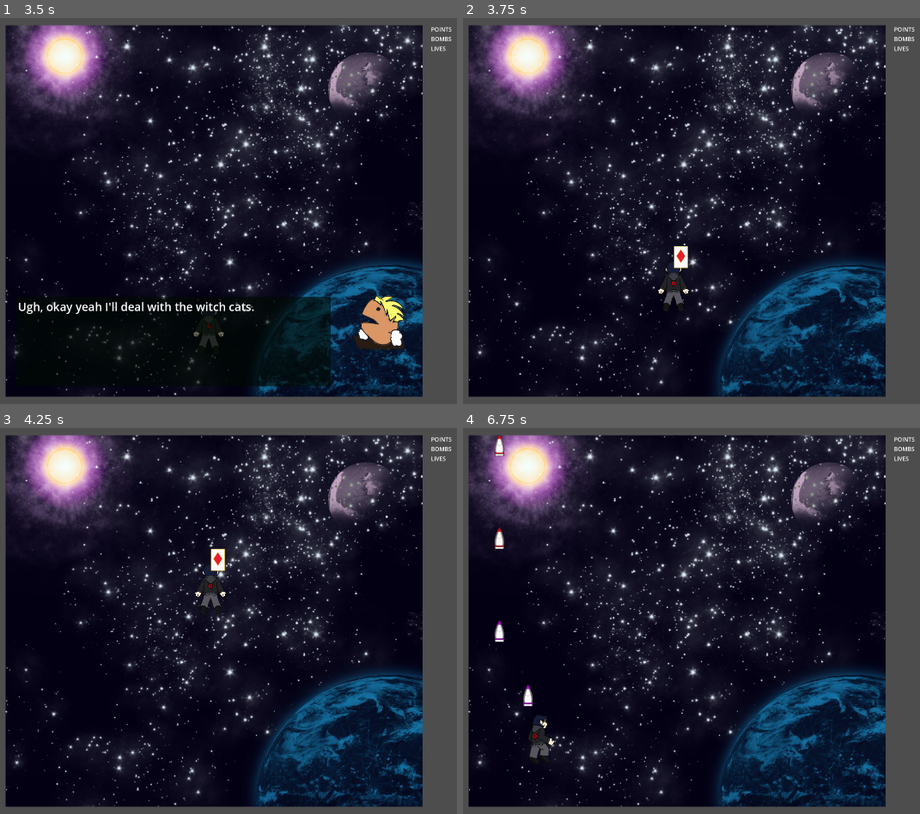
Above: before the commit, frames 1-4 (two rows, left to right).
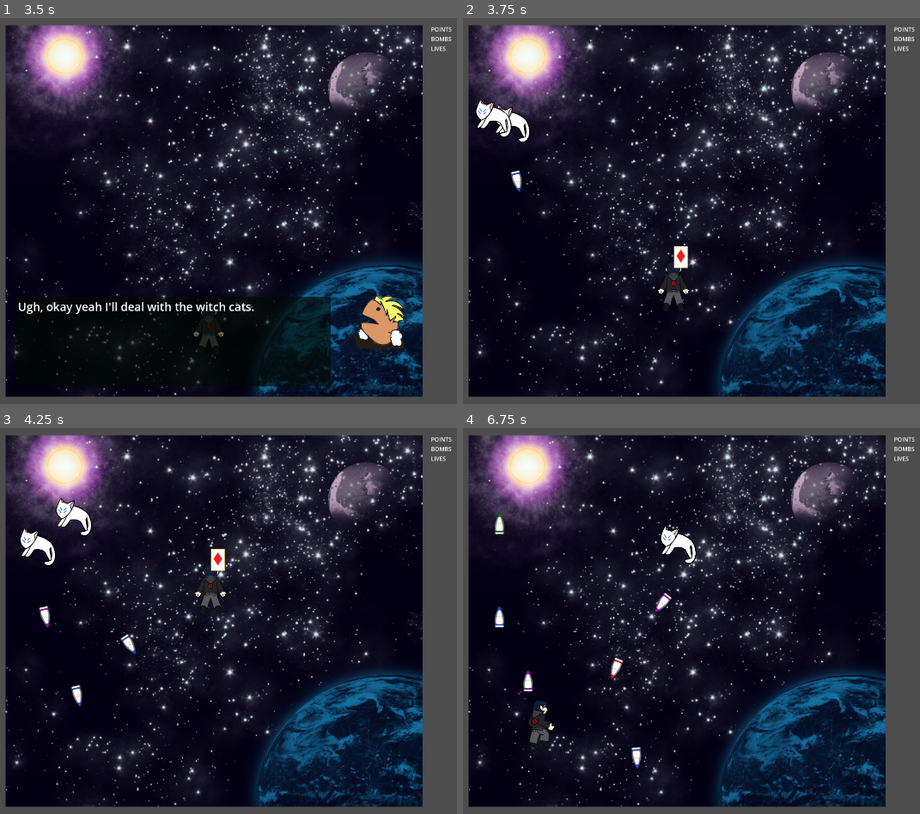
Above: after the commit, the same moments.

Repository: TresSims/Nickel2Danmaku
Game: Godot game, scene res://Levels/MainMenu/MainMenu.tscn
Two runs of this game, one before a commit and one after it. Both use one fixed random seed, a clock stepped at 60 frames per second and the inputs below.
Inputs:
- Up to frame 1 (3.5 s): click "Settings" at 0.5 s; tap Enter at 1.25, 2.75 s; hold Right (right) 1.28-2.03 s; hold Z (fire) 1.28-2.03 s; tap Space at 2 s; hold Down (down) 2.03-2.78 s; tap Z (fire) at 2.1, 3.05 s; hold Right (right) from 2.78 s (still down); hold Shift (switch) from 2.78 s (still down)
- Up to frame 2 (3.75 s): tap Space at 3.5 s; release Right (right) at 3.53 s; release Shift (switch) at 3.53 s; hold W (up) from 3.53 s (still down); tap Z (fire) at 3.6 s
- Up to frame 3 (4.25 s): keep holding W (up)
- Up to frame 4 (6.75 s): release W (up) at 4.28 s; hold Z (fire) 4.28-5.03 s; hold A (left) 4.28-5.78 s; tap Shift (switch) at 5.1 s; tap Z (fire) at 5.3, 6.6 s; hold Down (down) 5.78-6.53 s; hold Z (fire) 5.78-6.53 s; hold Right (right) from 6.53 s (still down)

Frame 1 is identical in both runs. In frame 2, 0.7% of the frame differs, in the area x 2-15%, y 21-46%; in frame 3, 1.0%; in frame 4, 1.7%, in the area x 6-52%, y 1-89%.

Commit message:
Set up Enemy Prefab

Diff:
--- /dev/null
+++ b/Actors/Bullets/Bullet_Enemy/Bullet_Enemy.gd
@@ -0,0 +1,45 @@
+extends Bullet
+
+# Physics variables
+var speed = 10
+var dir = Vector2(0, 1)
+
+# Sprite Variables
+@onready var _sprite = $AnimatedSprite2D
+var rand = RandomNumberGenerator.new()
+
+# Called when the node enters the scene tree for the first time.
+func _ready():
+    setup_colision()
+    setup_sprite()
+
+func setup_colision():
+    self.body_entered.connect(_on_body_entered)
+    contact_monitor = true
+    max_contacts_reported = 2
+
+
+func setup_sprite():
+    _sprite.pause()
+    # set initial rotation
+    _sprite.rotation = dir.angle()
+
+    # Select random sprite from availabe
+    var chosen_sprite = rand.randi_range(0, _sprite.sprite_frames.get_frame_count(_sprite.animation)-1)
+    print(chosen_sprite)
+
+    _sprite.frame = chosen_sprite
+
+
+
+# Called every frame. 'delta' is the elapsed time since the previous frame.
+func _process(delta):
+    move_and_collide(self.dir*self.speed)
+    _sprite.rotation = dir.angle()
+
+func _on_body_entered(body:Node):
+    print(body)
+    if body.has_method("get_hit"):
+        body.get_hit()
+
+    queue_free()
--- /dev/null
+++ b/Actors/Bullets/Bullet_Enemy/Bullet_Enemy.tscn
@@ -0,0 +1,54 @@
+[gd_scene load_steps=9 format=3 uid="uid://c7j3t3v7qg8vh"]
+
+[ext_resource type="Script" path="res://Actors/Bullets/Bullet/Bullet.gd" id="1_ev3hh"]
+[ext_resource type="Texture2D" uid="uid://j68uhr3qwh0m" path="res://Actors/Bullets/BulletSS.png" id="2_nenbu"]
+
+[sub_resource type="AtlasTexture" id="AtlasTexture_355ph"]
+atlas = ExtResource("2_nenbu")
+region = Rect2(0, 0, 64, 64)
+
+[sub_resource type="AtlasTexture" id="AtlasTexture_7f84t"]
+atlas = ExtResource("2_nenbu")
+region = Rect2(64, 0, 64, 64)
+
+[sub_resource type="AtlasTexture" id="AtlasTexture_347n6"]
+atlas = ExtResource("2_nenbu")
+region = Rect2(128, 0, 64, 64)
+
+[sub_resource type="AtlasTexture" id="AtlasTexture_bdusq"]
+atlas = ExtResource("2_nenbu")
+region = Rect2(192, 0, 64, 64)
+
+[sub_resource type="SpriteFrames" id="SpriteFrames_o7kao"]
+animations = [{
+"frames": [{
+"duration": 1.0,
+"texture": SubResource("AtlasTexture_355ph")
+}, {
+"duration": 1.0,
+"texture": SubResource("AtlasTexture_7f84t")
+}, {
+"duration": 1.0,
+"texture": SubResource("AtlasTexture_347n6")
+}, {
+"duration": 1.0,
+"texture": SubResource("AtlasTexture_bdusq")
+}],
+"loop": true,
+"name": &"default",
+"speed": 5.0
+}]
+
+[sub_resource type="RectangleShape2D" id="RectangleShape2D_701d8"]
+size = Vector2(64, 41)
+
+[node name="Bullet" type="RigidBody2D"]
+collision_layer = 2
+collision_mask = 0
+script = ExtResource("1_ev3hh")
+
+[node name="AnimatedSprite2D" type="AnimatedSprite2D" parent="."]
+sprite_frames = SubResource("SpriteFrames_o7kao")
+
+[node name="CollisionShape2D" type="CollisionShape2D" parent="."]
+shape = SubResource("RectangleShape2D_701d8")
--- /dev/null
+++ b/Actors/Enemy/Enemy.gd
@@ -0,0 +1,42 @@
+extends CharacterBody2D
+class_name Enemy
+
+const SPEED = 250.0
+const VulnTime = 0
+
+var HP = 1
+
+var bullet = preload("res://Actors/Bullets/Bullet/Bullet.tscn")
+var reload_time = 0.3
+var live = 0
+
+@onready var _vuln_timer = $VulnTimer
+@onready var _reload_timer = $ReloadTimer
+@onready var _bullet_spawner = $BulletSpawner
+
+func get_hit():
+    if _vuln_timer.time_left == 0:
+        HP -= 1
+        if HP <= 0:
+            queue_free()
+        else:
+            _vuln_timer.start(VulnTime)
+
+# Called every frame. 'delta' is the elapsed time since the previous frame.
+func _physics_process(delta):
+    live += delta
+    process_movement()
+    process_fire()
+
+func process_movement():
+    var dir = Vector2(1, sin(live*2.5)).normalized()
+    velocity = dir*SPEED
+    move_and_slide()
+
+func process_fire():
+    if _reload_timer.time_left == 0:
+        var new_bullet = bullet.instantiate()
+        new_bullet.global_position = _bullet_spawner.global_position
+        get_parent().add_child(new_bullet)
+        new_bullet.dir = Vector2(sin(live*1.5), 1).normalized()
+        _reload_timer.start(reload_time)
--- /dev/null
+++ b/Actors/Enemy/Enemy.tscn
@@ -0,0 +1,67 @@
+[gd_scene load_steps=9 format=3]
+
+[ext_resource type="Script" path="res://Actors/Enemy/Enemy.gd" id="1_ceo1m"]
+[ext_resource type="Texture2D" uid="uid://blon4sqdj77ca" path="res://Actors/Enemy/EnemySS.png" id="2_atmbn"]
+
+[sub_resource type="AtlasTexture" id="AtlasTexture_ni0s7"]
+atlas = ExtResource("2_atmbn")
+region = Rect2(0, 256, 256, 256)
+
+[sub_resource type="AtlasTexture" id="AtlasTexture_6mo38"]
+atlas = ExtResource("2_atmbn")
+region = Rect2(256, 256, 256, 256)
+
+[sub_resource type="AtlasTexture" id="AtlasTexture_qmy5d"]
+atlas = ExtResource("2_atmbn")
+region = Rect2(512, 256, 256, 256)
+
+[sub_resource type="AtlasTexture" id="AtlasTexture_kv7u4"]
+atlas = ExtResource("2_atmbn")
+region = Rect2(768, 256, 256, 256)
+
+[sub_resource type="SpriteFrames" id="SpriteFrames_ur8ok"]
+animations = [{
+"frames": [{
+"duration": 1.0,
+"texture": SubResource("AtlasTexture_ni0s7")
+}, {
+"duration": 1.0,
+"texture": SubResource("AtlasTexture_6mo38")
+}, {
+"duration": 1.0,
+"texture": SubResource("AtlasTexture_qmy5d")
+}, {
+"duration": 1.0,
+"texture": SubResource("AtlasTexture_kv7u4")
+}],
+"loop": true,
+"name": &"default",
+"speed": 5.0
+}]
+
+[sub_resource type="CircleShape2D" id="CircleShape2D_q4evr"]
+radius = 65.22
+
+[node name="Enemy" type="CharacterBody2D"]
+position = Vector2(72, 261)
+script = ExtResource("1_ceo1m")
+
+[node name="Enemy_Sprite" type="AnimatedSprite2D" parent="."]
+scale = Vector2(0.5, 0.5)
+sprite_frames = SubResource("SpriteFrames_ur8ok")
+
+[node name="Colider" type="CollisionShape2D" parent="."]
+shape = SubResource("CircleShape2D_q4evr")
+
+[node name="VulnTimer" type="Timer" parent="."]
+wait_time = 0.12
+one_shot = true
+autostart = true
+
+[node name="ReloadTimer" type="Timer" parent="."]
+wait_time = 0.12
+one_shot = true
+autostart = true
+
+[node name="BulletSpawner" type="Node2D" parent="."]
+position = Vector2(0, 102)
--- /dev/null
+++ b/Actors/Enemy/Witchcat/Enemy_Witchcat.gd
@@ -0,0 +1 @@
+extends Enemy
--- a/Levels/Level1/Level1.tscn
+++ b/Levels/Level1/Level1.tscn
@@ -50,6 +50,27 @@
 time_to_next = -1.0
 position = Vector2(0, 0)
 dialog_event = true
+
+[sub_resource type="Resource" id="Resource_cn2j5"]
+script = ExtResource("4_d0dtc")
+event_scene = "res://Actors/Enemy/Enemy.tscn"
+time_to_next = 0.2
+position = Vector2(70, 260)
+dialog_event = false
+
+[sub_resource type="Resource" id="Resource_32j6f"]
+script = ExtResource("4_d0dtc")
+event_scene = "res://Actors/Enemy/Enemy.tscn"
+time_to_next = 0.2
+position = Vector2(70, 260)
+dialog_event = false
+
+[sub_resource type="Resource" id="Resource_58tq8"]
+script = ExtResource("4_d0dtc")
+event_scene = "res://Actors/Enemy/Enemy.tscn"
+time_to_next = 0.2
+position = Vector2(70, 260)
+dialog_event = false
 
 [node name="MarginContainer" type="MarginContainer"]
 material = SubResource("CanvasItemMaterial_v0gpt")
@@ -123,7 +144,7 @@
 position = Vector2(568, 850)
 
 [node name="EventSystem" parent="HBoxContainer/VBoxContainer/GameRoot" instance=ExtResource("3_65ri2")]
-event_dict = Array[ExtResource("4_d0dtc")]([SubResource("Resource_4tebp"), SubResource("Resource_qqhk6")])
+event_dict = Array[ExtResource("4_d0dtc")]([SubResource("Resource_4tebp"), SubResource("Resource_qqhk6"), SubResource("Resource_cn2j5"), SubResource("Resource_32j6f"), SubResource("Resource_58tq8")])
 
 [node name="DialogEventAnchor" type="Control" parent="HBoxContainer/VBoxContainer/GameRoot"]
 layout_mode = 3
Not shown: 1 places in Levels/Level1/Level1.tscn that only renumber resources
